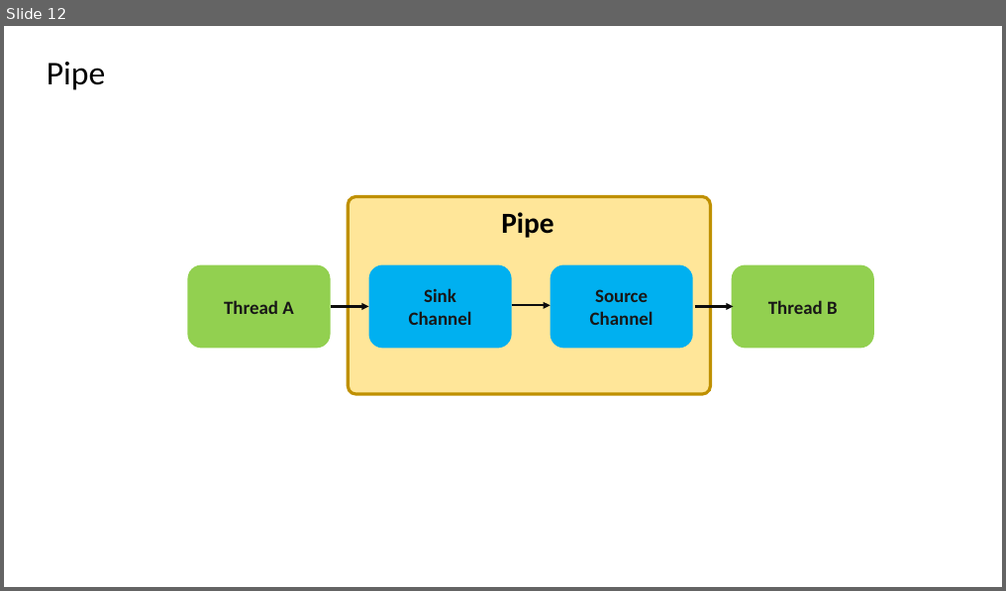
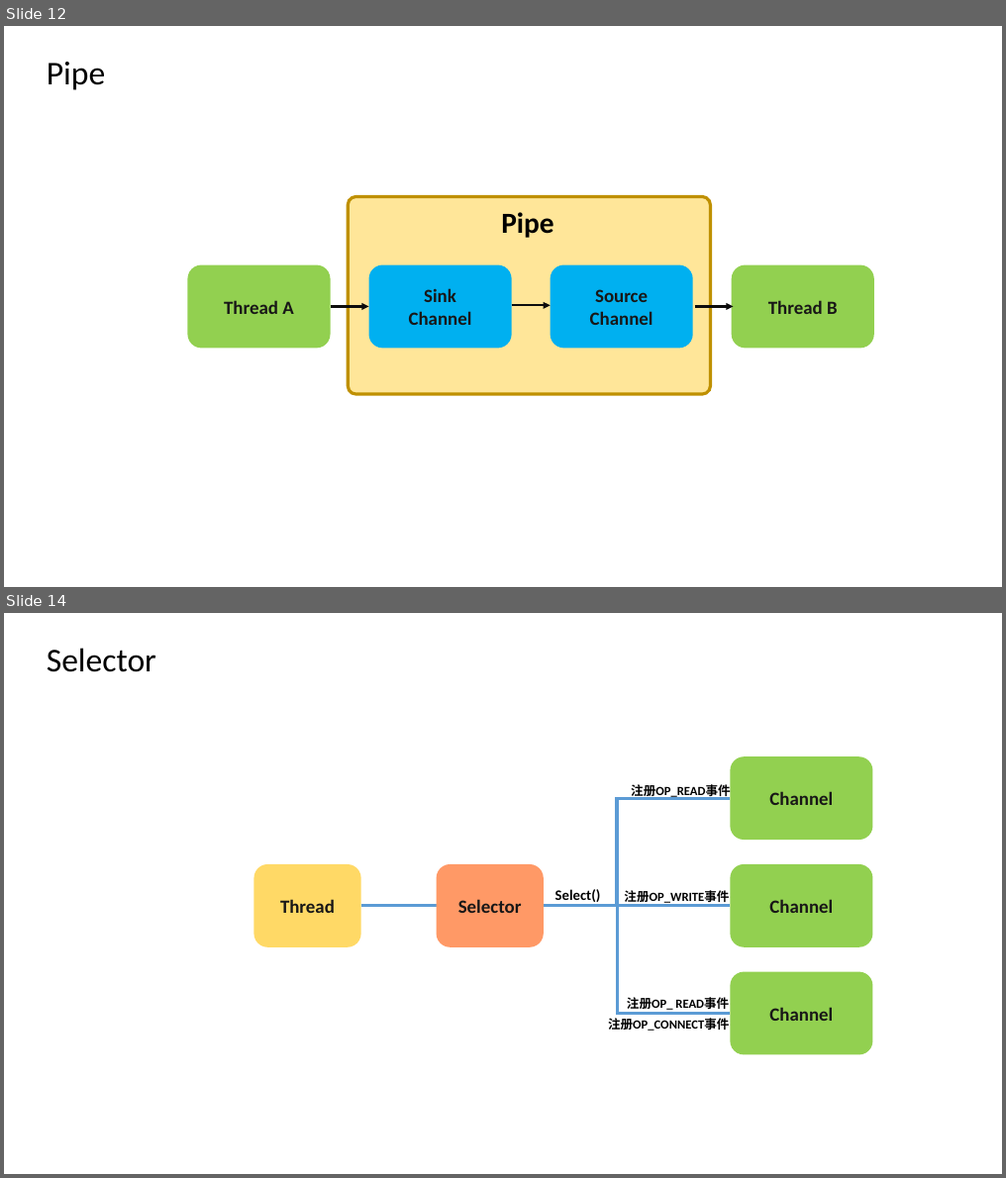
Before and after one commit to heibaiying/Full-Stack-Notes, a slide deck: pictures/java_nio.pptx. Shown one above the other, each under a label of ours: slide 12 before the commit, slides 12 and 14 after it; the slides between them are not shown. The pictures are 1006x591 and 1006x1178 pixels, drawn with LibreOffice and Linux fonts; fonts in the diff are those of the drawing. Boxes give left, top, right and bottom in pixels: in the first picture for what was removed or moved away, otherwise in the second. Text is boxed around its words. In the diff, an @@ line names an element or a change of style, - is before the commit and + after.

```diff
--- a/pictures/java_nio.pptx
+++ b/pictures/java_nio.pptx
@@ slide 14 added at (4, 613, 1002, 1174), background #FFFFFF @@
@@ text added at (47, 648, 156, 672), 32 pt, text #000000 @@
+Selector
@@ rounded rectangle added at (731, 757, 873, 840), fill #92D050, 18 pt, text #181717, bold @@
+Channel
@@ text added at (631, 781, 731, 798), 12 pt, text #000000, bold @@
+注册OP_READ事件
@@ elbow line added from (731, 799) to (544, 906), #5B9BD5 3 pt @@
@@ rounded rectangle added at (254, 864, 361, 948), fill #FFD966, 18 pt, text #181717, bold @@
+Thread
@@ rounded rectangle added at (436, 864, 543, 948), fill #FF9966, 18 pt, text #181717, bold @@
+Selector
@@ rounded rectangle added at (731, 864, 873, 948), fill #92D050, 18 pt, text #181717, bold @@
+Channel
@@ line added from (361, 906) to (436, 906), #5B9BD5 3 pt @@
@@ elbow line added from (731, 1014) to (544, 906), #5B9BD5 3 pt @@
@@ elbow line added from (731, 906) to (546, 906), #5B9BD5 3 pt @@
@@ text added at (555, 889, 601, 902), 14 pt, text #000000, bold @@
+Select()
@@ text added at (624, 890, 729, 905), 12 pt, text #000000, bold @@
+注册OP_WRITE事件
@@ text added at (627, 997, 729, 1010), 12 pt, text #000000, bold @@
+注册OP_ READ事件
@@ rounded rectangle added at (731, 972, 873, 1056), fill #92D050, 18 pt, text #181717, bold @@
+Channel
@@ text added at (608, 1018, 729, 1031), 12 pt, text #000000, bold @@
+注册OP_CONNECT事件
```
Also in this commit, not shown: 1 other slide added, 5 other files.
